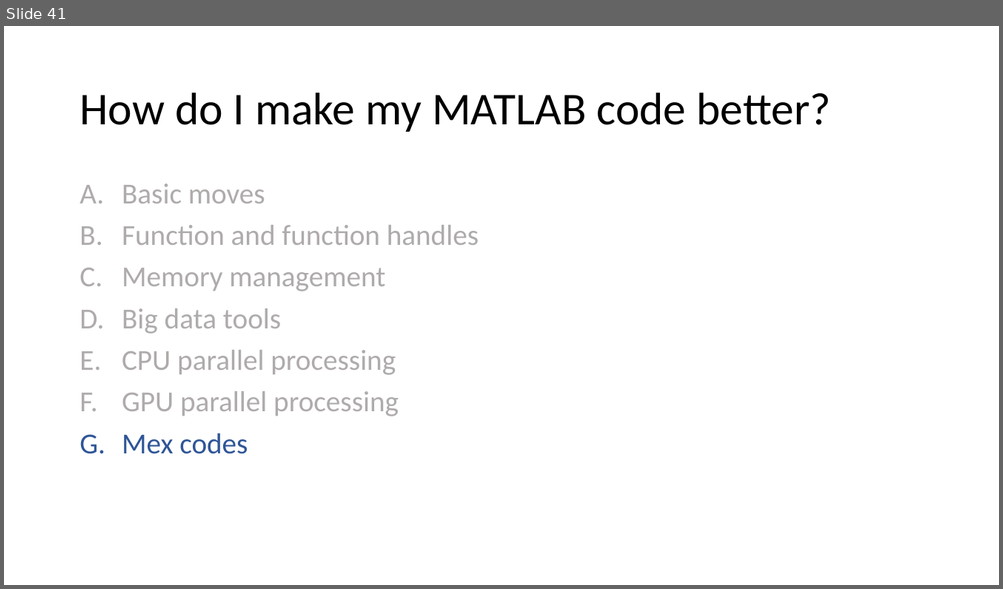
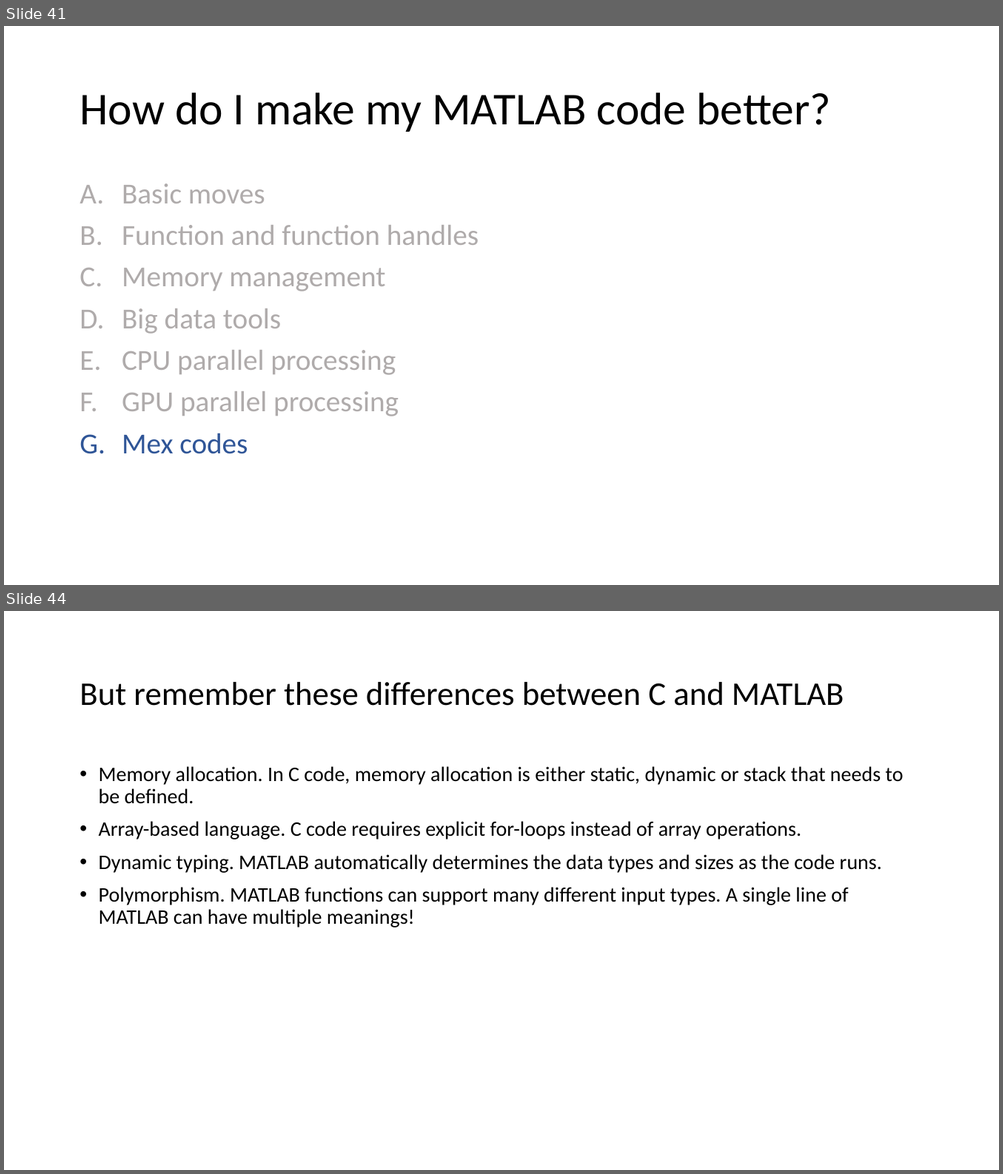
Before and after one commit to viveksgr/MATLAB_workshop, a slide deck: Advanced MATLAB Workshop.pptx. Shown one above the other, each under a label of ours: slide 41 before the commit, slides 41 and 44 after it; the slides between them are not shown. The pictures are 1003x589 and 1003x1174 pixels, drawn with LibreOffice and Linux fonts; fonts in the diff are those of the drawing. Boxes give left, top, right and bottom in pixels: in the first picture for what was removed or moved away, otherwise in the second. Text is boxed around its words. In the diff, an @@ line names an element or a change of style, - is before the commit and + after.

```diff
--- a/Advanced MATLAB Workshop.pptx
+++ b/Advanced MATLAB Workshop.pptx
@@ slide 44 added at [4, 611, 999, 1170], background #FFFFFF @@
@@ title added at [79, 682, 844, 706], 32 pt, text #000000 @@
+But remember these differences between C and MATLAB
@@ text added at [99, 766, 903, 928], 20 pt, text #000000 @@
+• Memory allocation. In C code, memory allocation is either static, dynamic or stack that needs to be defined.
+• Array-based language. C code requires explicit for-loops instead of array operations.
+• Dynamic typing. MATLAB automatically determines the data types and sizes as the code runs.
+• Polymorphism. MATLAB functions can support many different input types. A single line of MATLAB can have multiple meanings!
```
Also in this commit, not shown: 5 slides changed, 4 other slides added, 7 other files.
